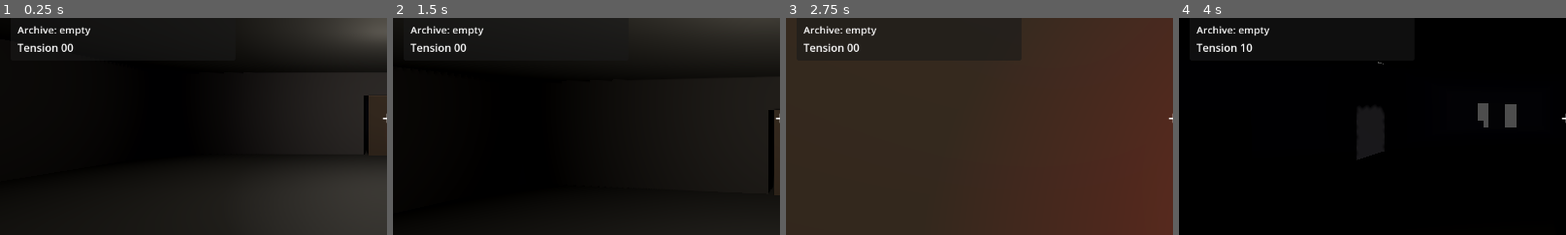
Above: before the commit, frames 1-4 (left to right).
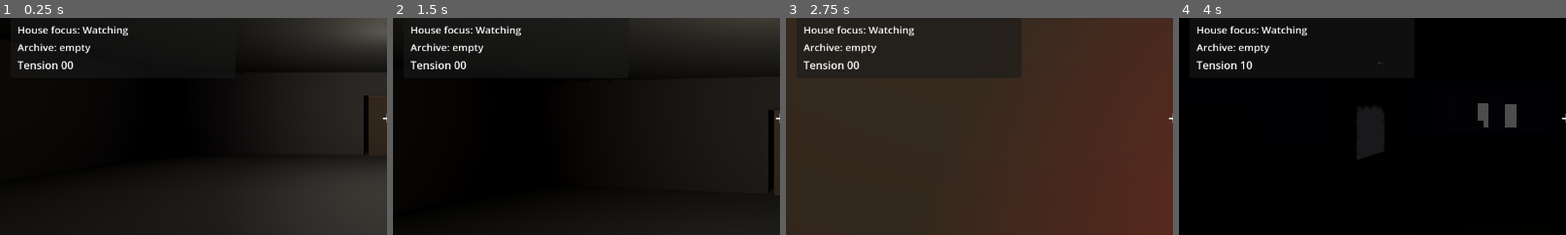
Above: after the commit, the same moments.

Repository: Halomix/TheHouseisListening
Game: Godot game, scene res://scenes/main.tscn
Same seed, same stepped clock (60 frames per second), same inputs: the game is played once before the commit and once after it.
Inputs (mouse positions are % of the whole screen's width and height, from its top left):
- Up to frame 1 (0.25 s): no input
- Up to frame 2 (1.5 s): tap Enter at 0.5 s; move the mouse to (55, 50) at 0.52 s; hold F (flashlight) 0.53-1.28 s; hold W (move_forward) from 0.53 s (still down); click (55, 50) at 0.67 s; tap Space (jump) at 0.77 s; move the mouse to (45, 50) at 1.27 s; tap E (interact) at 1.35 s
- Up to frame 3 (2.75 s): keep holding W (move_forward); tap Space (jump) at 1.52 s; move the mouse to (52, 48) at 2.02 s; hold Shift (sprint) from 2.03 s (still down)
- Up to frame 4 (4 s): keep holding W (move_forward); tap E (interact) at 2.75 s; move the mouse to (49, 52) at 2.77 s; release Shift (sprint) at 2.78 s; tap Enter at 2.85 s; click (49, 52) at 2.92 s; tap Space (jump) at 3.02, 3.77 s; move the mouse to (57, 51) at 3.52 s; tap Tab at 3.6 s
The pictures show only the part of the screen within x 0-50%, y 27-77%; the shares and areas given below are measured in that part.

The runs differ from the first frame. In frame 1, 1.4% of the frame differs, in the area x 4-34%, y 3-24%; in frame 2, 1.4%; in frame 3, 1.4%; in frame 4, 1.4%.

Commit message:
Add house focus deception loop

Diff:
--- a/scripts/systems/house_director.gd
+++ b/scripts/systems/house_director.gd
@@ -46,6 +46,7 @@
 func _fire_soft_event() -> void:
 	var level := get_tree().get_first_node_in_group("test_level")
 	var memory := get_tree().get_first_node_in_group("house_memory")
+	var state := get_tree().get_first_node_in_group("game_state")
 	var tension := get_tree().get_first_node_in_group("tension_manager")
 	if level == null or memory == null or tension == null:
 		return
@@ -66,21 +67,37 @@
 		event_tag = "marked"
 		if level.has_method("framed_room_event"):
 			await level.framed_room_event(safe_room)
+		if state != null and state.has_method("set_objective_deceptive"):
+			var truth := "Get clear of the %s." % safe_room.capitalize()
+			var lie: String = memory.get_objective_deception(truth) if memory.has_method("get_objective_deception") else truth
+			state.set_objective_deceptive(truth, lie)
 		tension.add_tension(3, "soft_marked")
 	elif _key_phase and current_tension >= 38 and safe_room == focus_room:
 		event_tag = "safe_breach"
 		if level.has_method("false_safe_room_event"):
 			await level.false_safe_room_event(safe_room)
+		if state != null and state.has_method("set_objective_deceptive"):
+			var truth := "The %s is not safe." % safe_room.capitalize()
+			var lie: String = memory.get_objective_deception(truth) if memory.has_method("get_objective_deception") else truth
+			state.set_objective_deceptive(truth, lie)
 		tension.add_tension(4, "soft_safe_breach")
 	elif current_tension >= 28:
 		event_tag = "obsession"
 		if level.has_method("obsession_whisper_event"):
 			await level.obsession_whisper_event(focus_room)
+		if state != null and state.has_method("set_objective_deceptive"):
+			var truth := "Return to the %s." % focus_room.capitalize()
+			var lie: String = memory.get_objective_deception(truth) if memory.has_method("get_objective_deception") else truth
+			state.set_objective_deceptive(truth, lie)
 		tension.add_tension(2, "soft_obsession")
 	else:
 		event_tag = "shift"
 		if level.has_method("soft_room_shift"):
 			await level.soft_room_shift(focus_room)
+		if state != null and state.has_method("set_objective_deceptive"):
+			var truth := "Keep moving."
+			var lie: String = memory.get_objective_deception(truth) if memory.has_method("get_objective_deception") else truth
+			state.set_objective_deceptive(truth, lie)
 		tension.add_tension(1, "soft_shift")
 
 	_last_event_tag = event_tag
--- a/scripts/systems/house_memory.gd
+++ b/scripts/systems/house_memory.gd
@@ -176,6 +176,9 @@
 
 func get_obsession_theme() -> String:
 	return obsession_theme
+
+func get_focus_label() -> String:
+	return "House focus: %s" % obsession_theme.capitalize()
 
 func get_recommended_hunt_zone() -> String:
 	if player_marked:
--- a/scripts/systems/threat_director.gd
+++ b/scripts/systems/threat_director.gd
@@ -199,7 +199,13 @@
 	if state != null:
 		if state.has_method("set_threat_state"):
 			state.set_threat_state("active")
-		if state.has_method("set_objective"):
+		if state.has_method("set_objective_deceptive"):
+			var truth := "Hide until the house stops searching." if mode == "initial" else "Hide again. It learned your route."
+			var lie: String = truth
+			if memory != null and memory.has_method("get_objective_deception"):
+				lie = memory.get_objective_deception(truth)
+			state.set_objective_deceptive(truth, lie)
+		elif state.has_method("set_objective"):
 			if mode == "initial":
 				state.set_objective("Hide until the house stops searching.")
 			else:
@@ -306,7 +312,13 @@
 	if state != null:
 		if state.has_method("set_threat_state"):
 			state.set_threat_state("warning")
-		if state.has_method("set_objective"):
+		if state.has_method("set_objective_deceptive"):
+			var truth := "Get to the exit before it circles back."
+			var lie: String = truth
+			if memory != null and memory.has_method("get_objective_deception"):
+				lie = memory.get_objective_deception(truth)
+			state.set_objective_deceptive(truth, lie)
+		elif state.has_method("set_objective"):
 			state.set_objective("Get to the exit before it circles back.")
 		if state.has_method("set_presence_result"):
 			state.set_presence_result(_survival_grade)
@@ -323,8 +335,13 @@
 	if should_mark:
 		if memory != null and memory.has_method("mark_player"):
 			memory.mark_player("The house marked the place you trusted.", 24.0)
-		if state != null and state.has_method("set_objective"):
-			state.set_objective("Move. It learned your hiding place.")
+		if state != null:
+			if state.has_method("set_objective_deceptive") and memory != null and memory.has_method("get_objective_deception"):
+				var truth := "Move. It learned your hiding place."
+				var lie: String = memory.get_objective_deception(truth)
+				state.set_objective_deceptive(truth, lie)
+			elif state.has_method("set_objective"):
+				state.set_objective("Move. It learned your hiding place.")
 
 	var hud := get_tree().get_first_node_in_group("hud")
 	if hud != null and hud.has_method("flash_message"):
--- a/scripts/ui/hud.gd
+++ b/scripts/ui/hud.gd
@@ -9,6 +9,7 @@
 var threat_label: Label
 var state_label: Label
 var presence_label: Label
+var house_focus_label: Label
 var archive_label: Label
 var note_panel: PanelContainer
 var note_title_label: Label
@@ -37,7 +38,9 @@
 	set_player_state("Exposed")
 	set_threat_state("Threat Calm")
 	set_presence_state("Presence Dormant")
+	set_house_focus("House focus: watching")
 	set_archive_status("Archive: empty")
+	call_deferred("_connect_house_memory")
 	call_deferred("_sync_existing_state")
 
 func _sync_existing_state() -> void:
@@ -67,6 +70,18 @@
 	if archive != null and archive.has_method("get_archive_status"):
 		set_archive_status(archive.get_archive_status())
 
+	_sync_house_focus()
+
+func _connect_house_memory() -> void:
+	var memory := get_tree().get_first_node_in_group("house_memory")
+	if memory != null and memory.has_signal("memory_changed") and not memory.memory_changed.is_connected(_sync_house_focus):
+		memory.memory_changed.connect(_sync_house_focus)
+
+func _sync_house_focus() -> void:
+	var memory := get_tree().get_first_node_in_group("house_memory")
+	if memory != null and memory.has_method("get_focus_label"):
+		set_house_focus(memory.get_focus_label())
+
 func show_prompt(text: String) -> void:
 	var cleaned := text.strip_edges()
 	prompt_label.text = cleaned
@@ -102,6 +117,9 @@
 
 func set_presence_state(text: String) -> void:
 	presence_label.text = text if text.begins_with("Presence") else "Presence %s" % text
+
+func set_house_focus(text: String) -> void:
+	house_focus_label.text = text if text.begins_with("House focus") else "House focus: %s" % text
 
 func set_archive_status(text: String) -> void:
 	archive_label.text = text if text.begins_with("Archive") else "Archive: %s" % text
@@ -208,6 +226,10 @@
 	presence_label = Label.new()
 	presence_label.add_theme_font_size_override("font_size", 15)
 	stack.add_child(presence_label)
+
+	house_focus_label = Label.new()
+	house_focus_label.add_theme_font_size_override("font_size", 15)
+	stack.add_child(house_focus_label)
 
 	archive_label = Label.new()
 	archive_label.add_theme_font_size_override("font_size", 15)
Not shown, changed: CURRENT_MILESTONE.md
Not shown, changed: NEXT_TASKS.md
Not shown, added: PATCH_12_NOTES.md
Not shown, changed: PLAYTEST_NOTES.md
Not shown, changed: scripts/validate-bootstrap.ps1
